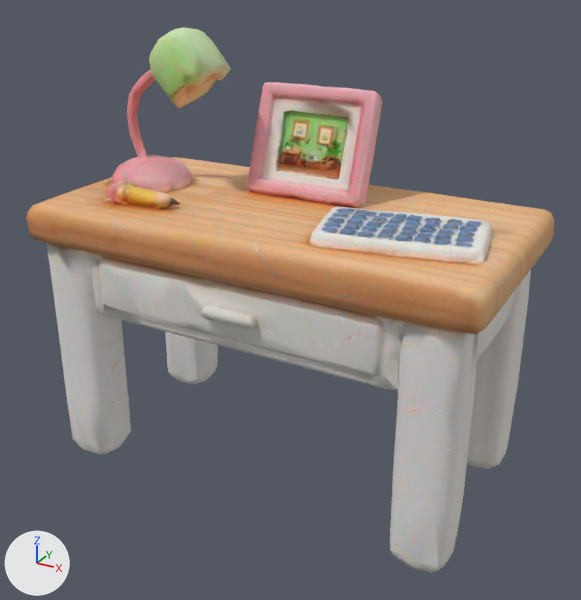
A saved change to the glTF model assets/desk.glb.
Before and after are seen from a 50 mm camera at (1.49, -2.69, 1.19) aimed at (0.03, -0.04, -0.13). Lighting does not change. The marker at lower left points along +X, +Y and +Z. The older version comes first. Vertices at exactly the same position are counted once.
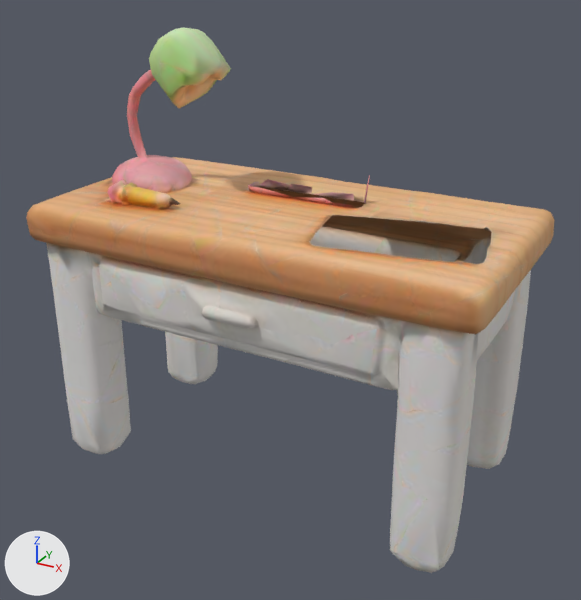
Changed parts and their boxes [x1, y1, x2, y2] in the pictures (581 x 600 px):
part 1 of me_mesh_0, deleted
    before: [247, 82, 492, 264]

The edits, one by one:
me_mesh_0 is used by ob_mesh_0; location (0.0, 0.0, 0.0).
me_mesh_0 had 4089 vertices, 8185 faces and spanned x -0.95..0.95, y -0.51..0.51, z -0.91..0.9.
me_mesh_0 now has 3042 vertices, 6019 faces and spans x -0.95..0.95, y -0.51..0.51, z -0.91..0.9.
me_mesh_0 part 1: 1047 vertices removed from x -0.26..0.86, y -0.35..0.32, z 0.26..0.69.
